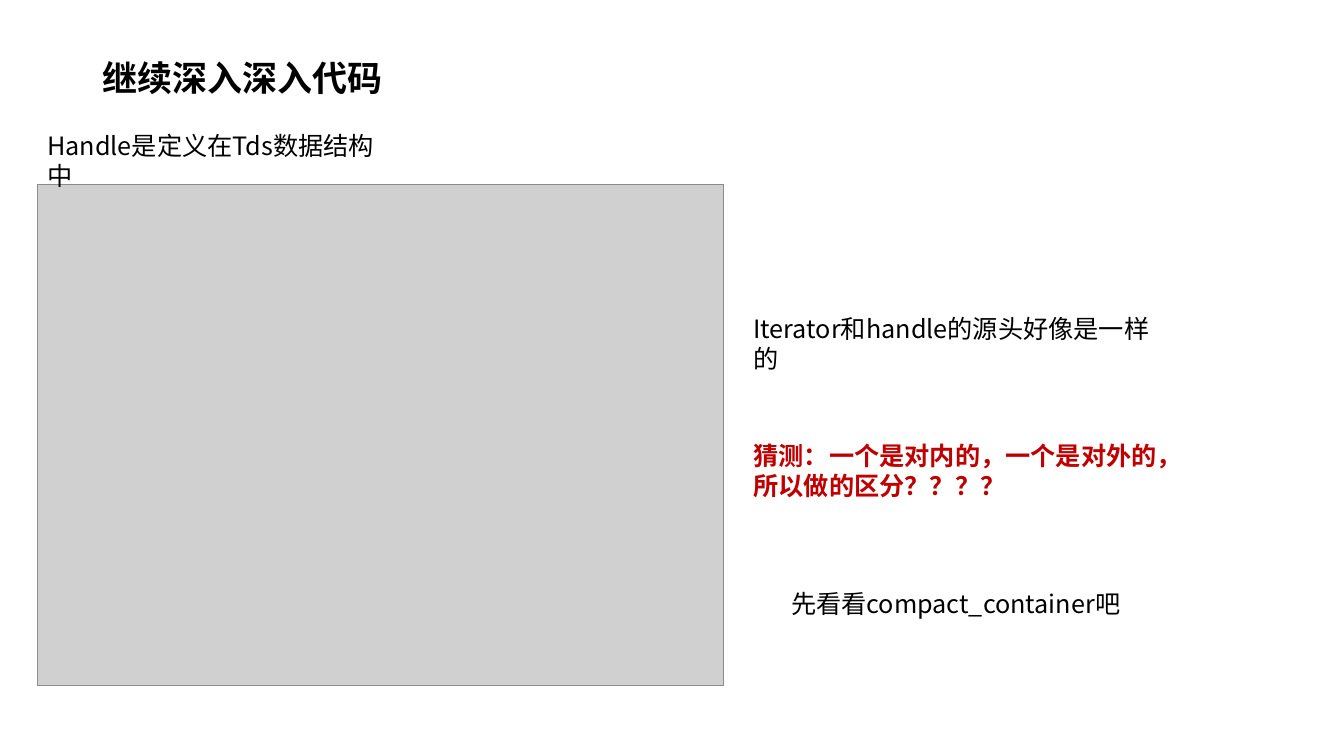
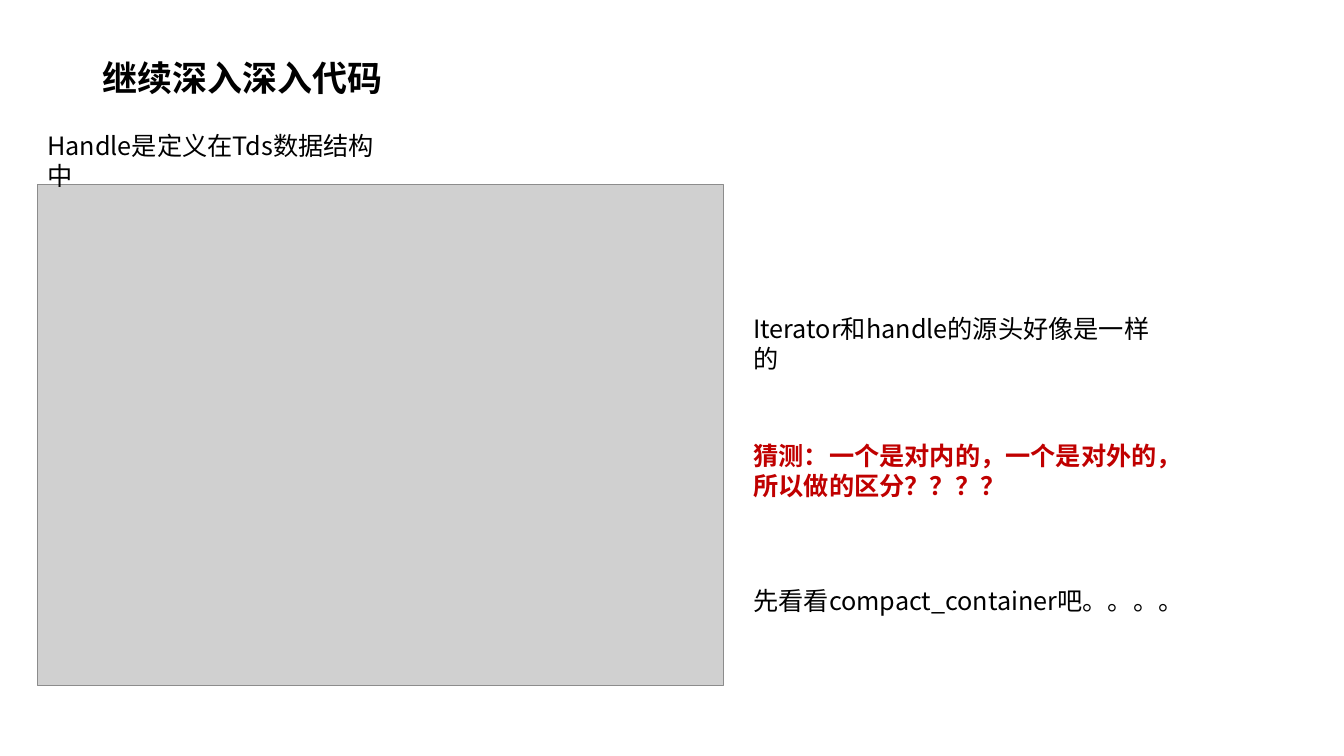
Before and after one commit to pczpcz/GAME102Learning, a slide deck: slide 12 of note/01 geometry algorithm/CGAL.pptx. Drawn at 1344x756 pixels with LibreOffice and Linux fonts; fonts in the diff are those of the drawing; grey boxes stand for pictures. Boxes give left, top, right and bottom in pixels: in the first picture for what was removed or moved away, otherwise in the second. Text is boxed around its words. In the diff, an @@ line names an element or a change of style, - is before the commit and + after.

```diff
--- a/note/01 geometry algorithm/CGAL.pptx
+++ b/note/01 geometry algorithm/CGAL.pptx
@@ text at (753, 588, 1183, 616): text changed @@
-先看看compact_container吧
+先看看compact_container吧。。。。
```
Also in this commit, not shown: 27 slides added, 2 other files.
